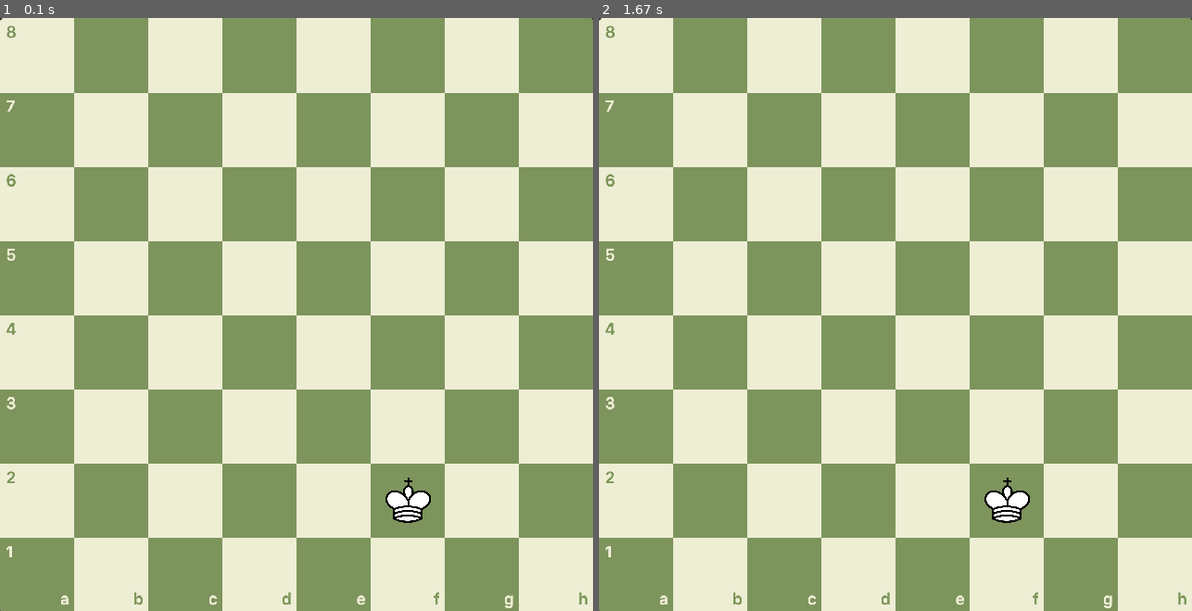
Above: before the commit, frames 1-2 (left to right).
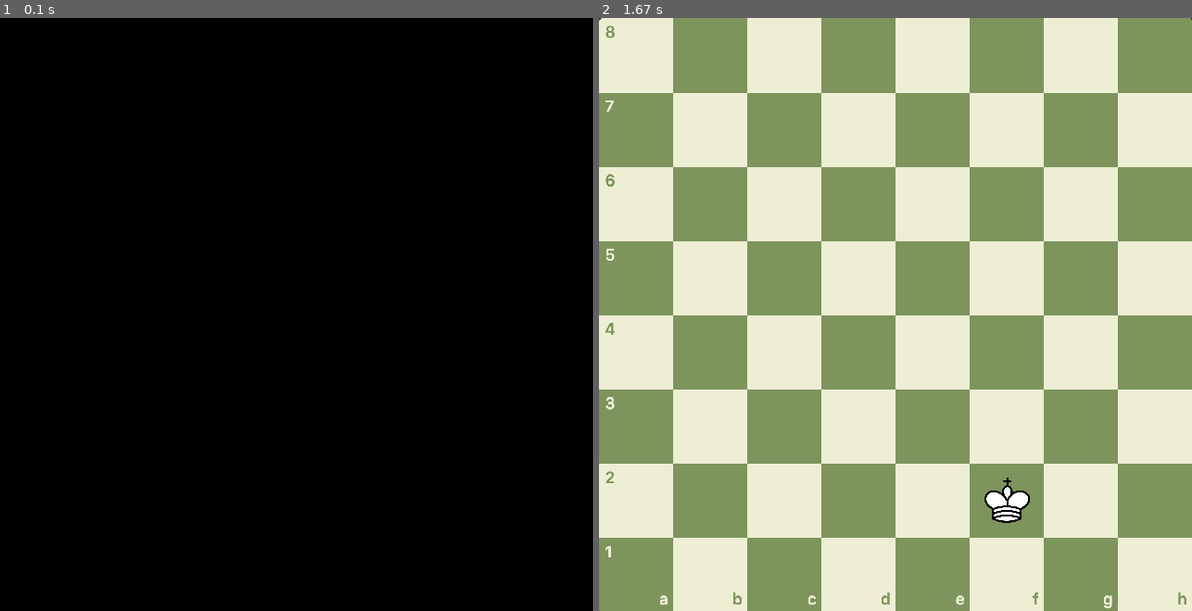
Above: after the commit, the same moments.

Repository: AdamAziz1998/chess
Game: pygame game, started from chess_pygame/game.py
The game is run twice, just before and just after one commit, with the same random seed, the same clock (stepped at 60 frames per second) and the same inputs.
Inputs (mouse positions are in pixels of both pictures, inside the frame that each line leads up to):
- Up to frame 1 (0.1 s): no input
- Up to frame 2 (1.67 s): click (895, 314) at 0.38 s

The runs differ from the first frame. In frame 1, 100% of the frame differs, in the area x 0-100%, y 0-100%; in frame 2, nothing differs.

Commit message:
added more game.py functions

Diff:
--- a/chess_pygame/game.py
+++ b/chess_pygame/game.py
@@ -2,9 +2,15 @@
 sys.path.append('../CHESS')
 
 import os
-import time
 import pygame
-from gameplay.code_game_transfers import array_coords_to_pygame_coords
+
+from gameplay.code_game_transfers import (
+    array_coords_to_pygame_coords,
+    all_center_coords,
+    find_closest_center_to_click,
+    coord_to_index
+)
+
 from game_objects.pieces import (
     WHITE_KING,
     WHITE_QUEEN,
@@ -22,6 +28,7 @@
 
 pygame.init()
 
+COORDS = all_center_coords()
 WIDTH = 640
 HIEGHT = 640
 WIN = pygame.display.set_mode((WIDTH, HIEGHT))
@@ -53,13 +60,24 @@
     #blit_pieces(location_array)
 
 
+    event = pygame.event.wait()
+    if event.type == pygame.MOUSEBUTTONDOWN:
+        mouse_pos = pygame.mouse.get_pos()
+
+        #this finds the coordinate of the swquare clicked
+        square_center_coords = find_closest_center_to_click(COORDS, mouse_pos)
+
+        #convert back to list index
+        index = coord_to_index(square_center_coords)
+
+
     pygame.display.update()
 
 def main():
-    clock = pygame.time.Clock()
+    #clock = pygame.time.Clock()
     run = True
     while run:
-        clock.tick(FPS)
+        #clock.tick(FPS)
         for event in pygame.event.get():
             if event.type == pygame.QUIT:
                 run = False
--- a/gameplay/code_game_transfers.py
+++ b/gameplay/code_game_transfers.py
@@ -1,8 +1,29 @@
+import itertools
 
+
+#this converts array_indexing into game coordinates, this is purely for piece placement
 def array_coords_to_pygame_coords(array_coords):
     row, col = array_coords[0], array_coords[1]
     return ((80 * col + 40 - 25), 640 - (80 * row) - 25 + 40 - 80)
 
-def pygame_coords_to_array_coords(pygame_coords):
-    x, y = pygame_coords[0], pygame_coords[1]
-    return (int((x + 25 - 40) / 80), int((640 - y + 25 - 40 + 80) / 80))
+# the 2 functions below find out which square on the board was clicked in-game
+def all_center_coords():
+    vals = [(80*i) + 40 for i in range(8)]
+    combs = [p for p in itertools.product(vals, repeat=2)]
+
+    return combs
+
+def find_closest_center_to_click(all_center_coords, clicked_coords):
+    distances = []
+    for k in range(len(all_center_coords)):
+        d = ((clicked_coords[0] - all_center_coords[k][0])**2 + (clicked_coords[1] - all_center_coords[k][1])**2)**0.5
+        distances.append(d)
+
+    d_min_index = distances.index(min(distances))
+
+    return all_center_coords[d_min_index]
+
+#function below will convert the coordinate of the center of a square
+# to board index
+def coord_to_index(coord):
+    return (7 - (coord[1] - 40)/80, (coord[0] - 40)/80)
--- a/legal_moves/moves1_piece_bounds.py
+++ b/legal_moves/moves1_piece_bounds.py
@@ -1,3 +1,6 @@
+import sys
+sys.path.append('../CHESS')
+
 from legal_moves.moves_edge_bounds import (
     rook_moves_unbounded,
     knight_moves_unbounded,
@@ -7,8 +10,8 @@
     white_pawn_moves_unbounded,
     black_pawn_moves_unbounded
 )
-from moves.board import board, starting_board, make_readable
-from moves.pieces import (
+from game_objects.board import board, starting_board, make_readable
+from game_objects.pieces import (
 
     wb,
     wp,
@@ -141,7 +144,12 @@
     else:
         return bounded_moves_pathed(board, location_index)
 
-
+def moves_piece_bounded1(board, location_index):
+    i, j = location_index
+    if type(board[i][j]) != str:
+        return moves_piece_bounded(board, location_index)
+    else:
+        return []
 
 def display_bounded_moves1(board, location_index):
     moves = moves_piece_bounded(board, location_index)
@@ -161,11 +169,3 @@
 
 board1 = display_bounded_moves1(board, (2, 4))
 print(make_readable(board1))
-
-#peices can be bounded by 2 things, the first is a piece being in the way (the knight is the exception to this bound)
-#the second bound a piece might be pinned (this can be handled later close to finishing game mechanics)
-
-#plan to set bound 1: create a distance variable for each move, and direction variable,
-#if a piece in the way then all moves same direction with a bigger distance will no longer be a move
-#if this piece is enemy then replace with 'k ' else replace with '  '
-#this will have to be on a seperate board so it doesnt replace piece
